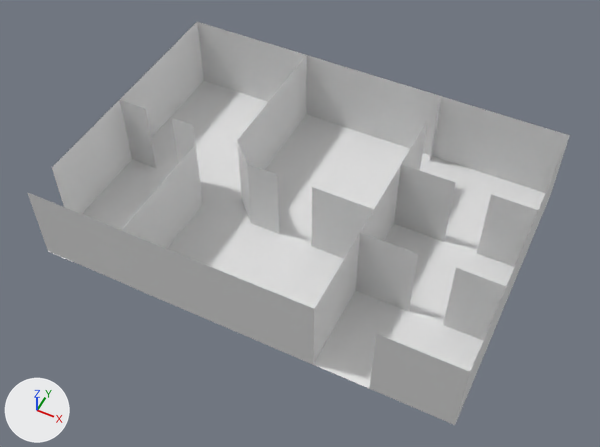
An edit to the glTF model showroom.gltf, drawn before and after from the same camera.
Camera for both pictures: a camera (50 mm lens) standing at (17.5, -34.9, 44.9) and looking at (0.3, -0.5, 1.9). The lights are fixed; the arrows at lower left show +X, +Y and +Z. Where no turn or scale is listed for an object, it has been applied to the vertices. Vertices at the same position are counted once.

Before the edit, the objects in view are built like this:
```python
me_plane_002 = bpy.data.meshes.new('Plane.002')
me_plane_002.from_pydata(...)  # 97 vertices, 129 faces; spans x -13.9..15.9, y -4.3..16.7, z 0.0..5.9
ob_plane = bpy.data.objects.new('Plane', me_plane_002)
ob_plane.location = (-0.88, -5.13, 0.39)
```
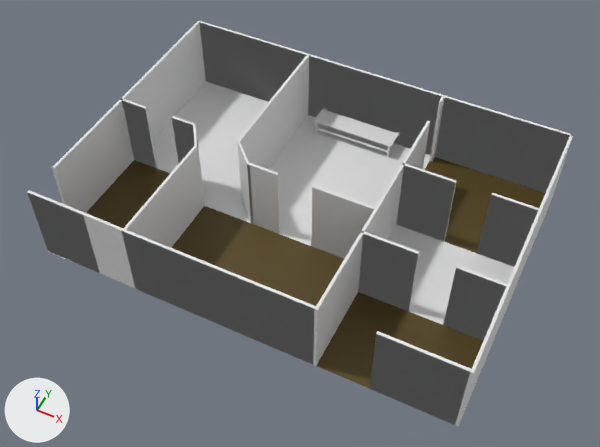
Boxes [x1, y1, x2, y2] around the edits, measured in the pictures (600 x 447 px):
'Plane', reshaped: before [27, 22, 570, 425]; after [27, 20, 573, 426]
'3d-model 2', added: after [313, 108, 400, 158]
    faces in mat_translucent_glass_gray (white #e7e7e7): [313, 109, 398, 147]
    faces in mat_skp_front_default (white #e7e7e7): [314, 108, 400, 158]
part 1 of me_plane_002, built on: before [237, 122, 427, 364]; after [27, 20, 573, 426]
part 2 of me_plane_002, recoloured (white to brown): [86, 157, 545, 389] in both

The change in detail:
Material 'Sol' (mat_sol) is new.
Its base color is (0.103, 0.068, 0.0142) (brown #5a4a20).
Its metallic is 0.167.
Material 'Translucent_Glass_Gray' (mat_translucent_glass_gray) is new.
Its base color is (0.8, 0.8, 0.8) (white #e7e7e7).
Material 'skp_front_default' (mat_skp_front_default) is new.
Its base color is (0.8, 0.8, 0.8) (white #e7e7e7).
me_plane_002 is used by ob_plane; location (-0.88, -5.13, 0.39).
me_plane_002 had 97 vertices, 129 faces and spanned x -13.9..15.9, y -4.3..16.7, z 0.0..5.9.
me_plane_002 now has 204 vertices, 503 faces and spans x -13.9..16.1, y -4.3..16.9, z 0.0..5.9.
Part 1, on me_plane_002:
10 faces are deleted.
107 vertices are added at x -13.9..16.1, y -4.3..16.9, z 0.0..5.9.
384 new faces join them, mat_translucent_glass_gray (white #e7e7e7).
me_plane_002 part 2: 34 faces spanning x -13.9..15.9, y -4.3..16.7, z 0.0 switch from no material to mat_sol (brown #5a4a20).
me_plane_002 now uses material mat_translucent_glass_gray (white #e7e7e7).
Mesh me_3d_model_2 is new.
It has 1022 vertices, 2264 faces and spans x -3.34..3.34, y -0.87..0.87, z 0.0..1.29.
Faces by material slot: [12, 2252].
It uses material mat_translucent_glass_gray (white #e7e7e7).
It uses material mat_skp_front_default (white #e7e7e7).
Object '3d-model 2' (ob_3d_model_2) is new; it shows me_3d_model_2.
Its location is (-0.39, 10.74, 0.36).
